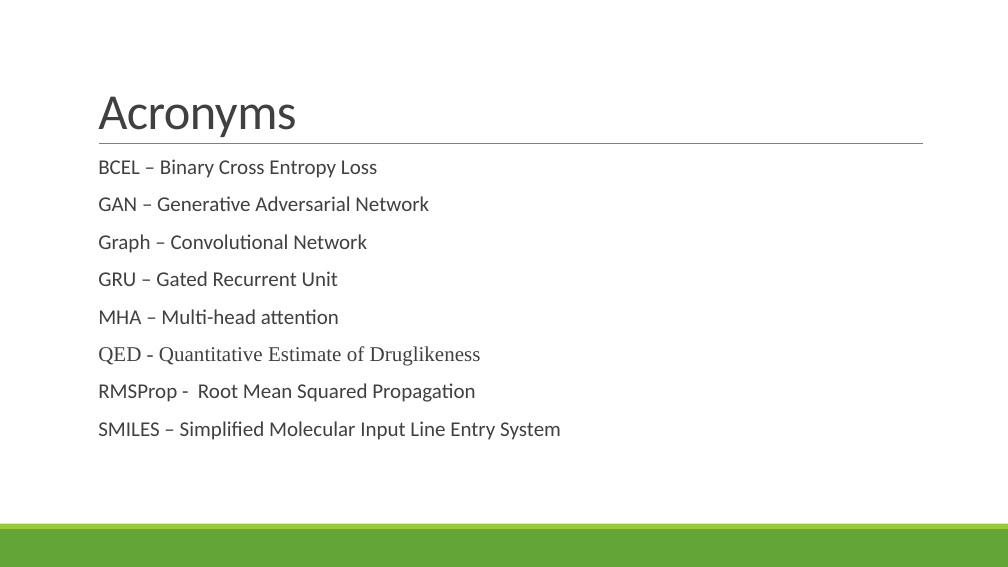
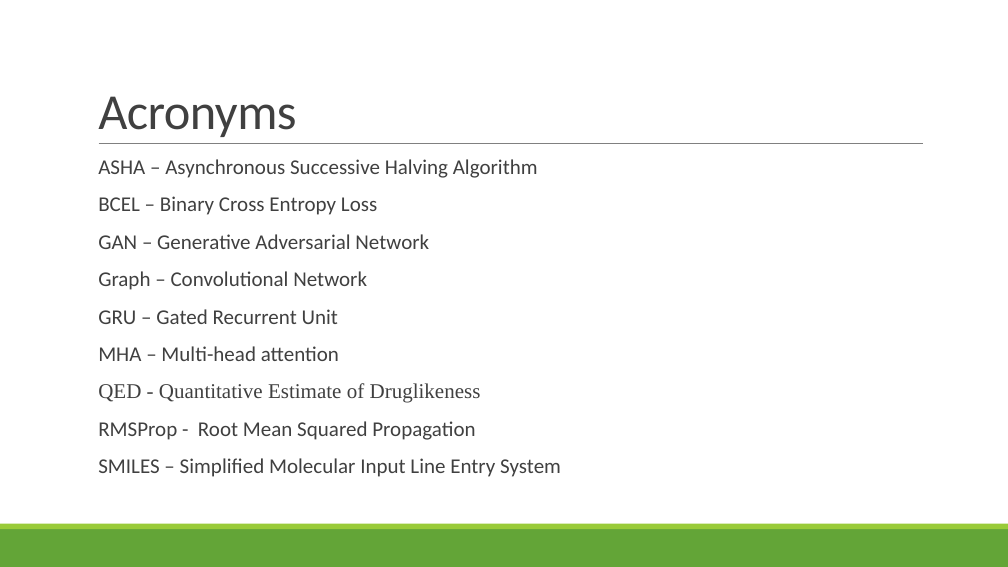
Before and after one commit to vanthony715/SMGAN, a slide deck: slide 3 of SMGAN.pptx. Drawn at 1008x567 pixels with LibreOffice and Linux fonts; fonts in the diff are those of the drawing. Boxes give left, top, right and bottom in pixels: in the first picture for what was removed or moved away, otherwise in the second. Text is boxed around its words. In the diff, an @@ line names an element or a change of style, - is before the commit and + after.

```diff
--- a/SMGAN.pptx
+++ b/SMGAN.pptx
@@ text at box(98, 159, 538, 178): paragraph added @@
+  ASHA – Asynchronous Successive Halving Algorithm
```
Also in this commit, not shown: 3 other slides changed, 5 slides added, 3 slides removed, 3 other files.
